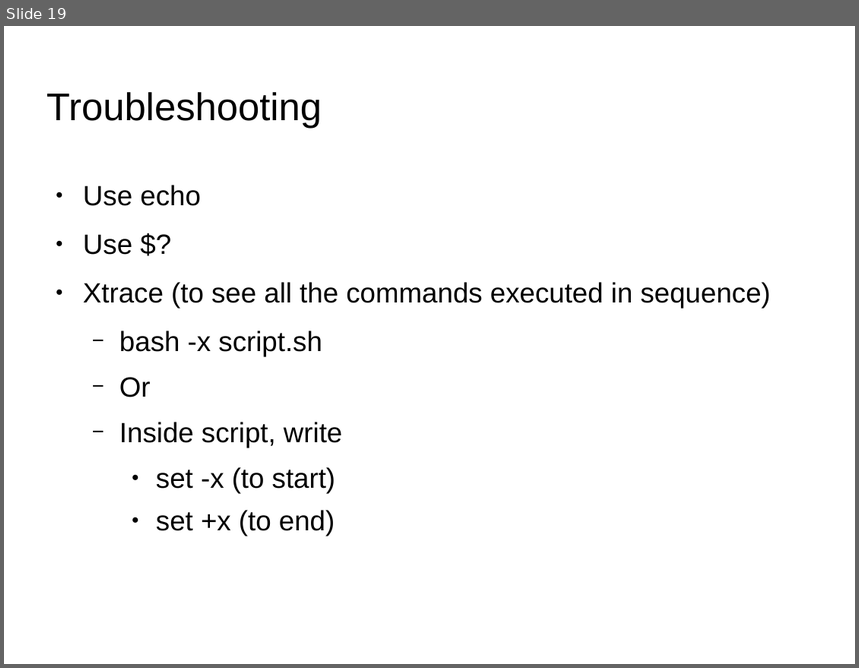
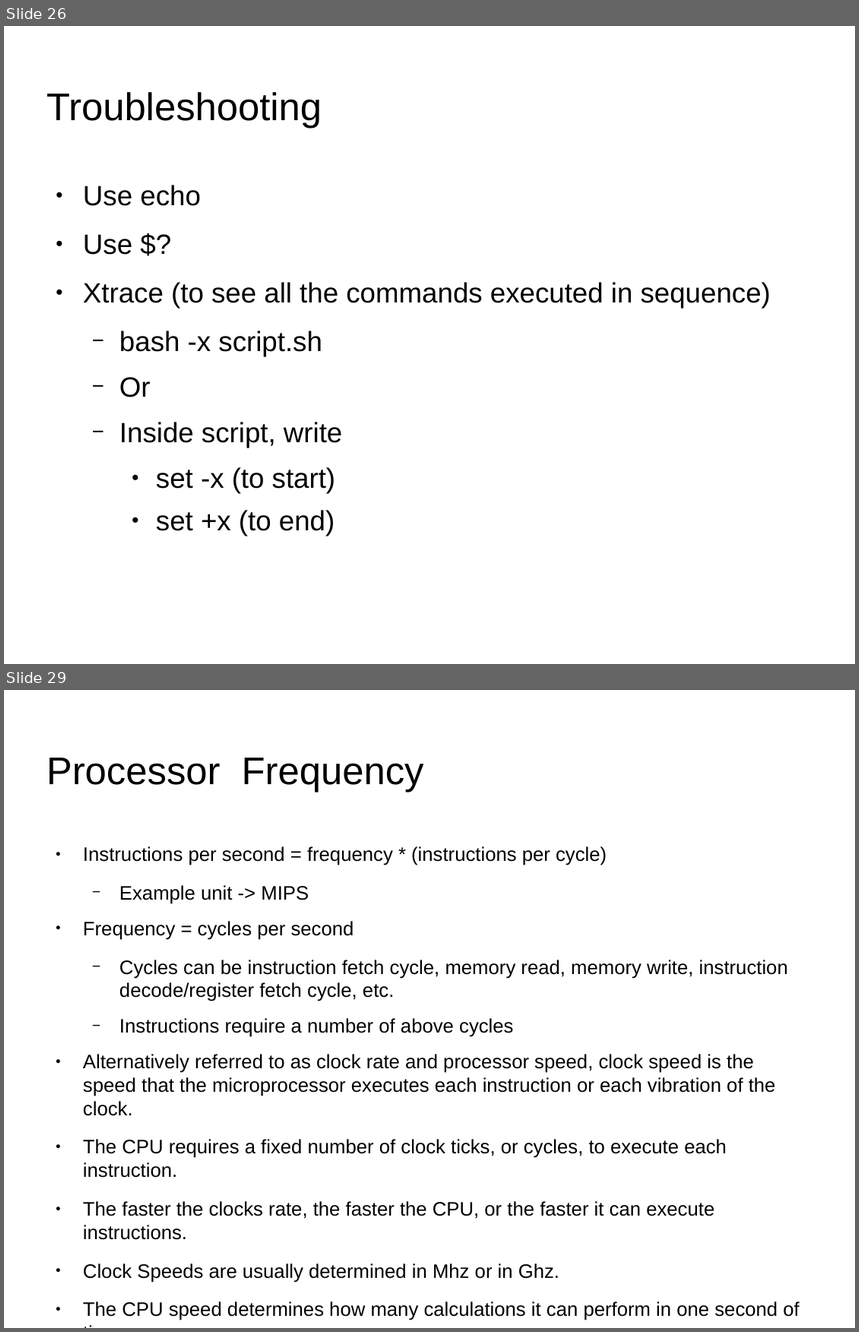
Before and after one commit to shikha-desai/Internship_PreWork, a slide deck: Shell_Script/Shell_Script_Notes.odp. Shown one above the other, each under a label of ours: slide 19 before the commit, slides 26 and 29 after it; the slides between them are not shown. The pictures are 859x668 and 859x1332 pixels, drawn with LibreOffice and Linux fonts; fonts in the diff are those of the drawing; background and template pictures are left out. Boxes give left, top, right and bottom in pixels: in the first picture for what was removed or moved away, otherwise in the second. Text is boxed around its words. In the diff, an @@ line names an element or a change of style, - is before the commit and + after.

```diff
--- a/Shell_Script/Shell_Script_Notes.odp
+++ b/Shell_Script/Shell_Script_Notes.odp
@@ slide 29 added at (4, 690, 855, 1328), background picture (left out) @@
@@ title added at (47, 758, 424, 792), 36 pt, text #000000 @@
+Processor Frequency
@@ text added at (83, 847, 799, 1321), 18.2 pt, text #000000 @@
+● Instructions per second = frequency * (instructions per cycle)
+  − Example unit -> MIPS
+● Frequency = cycles per second
+  − Cycles can be instruction fetch cycle, memory read, memory write, instruction decode/register fetch cycle, etc.
+  − Instructions require a number of above cycles
+● Alternatively referred to as clock rate and processor speed, clock speed is the speed that the microprocessor executes each instruction or each vibration of the clock.
+● The CPU requires a fixed number of clock ticks, or cycles, to execute each instruction.
+● The faster the clocks rate, the faster the CPU, or the faster it can execute instructions.
+● Clock Speeds are usually determined in Mhz or in Ghz.
+● The CPU speed determines how many calculations it can perform in one second of time.
@@ what was slide 19 is now slide 26 @@
```
Also in this commit, not shown: 2 slides changed, 8 other slides added, 5 other files.
